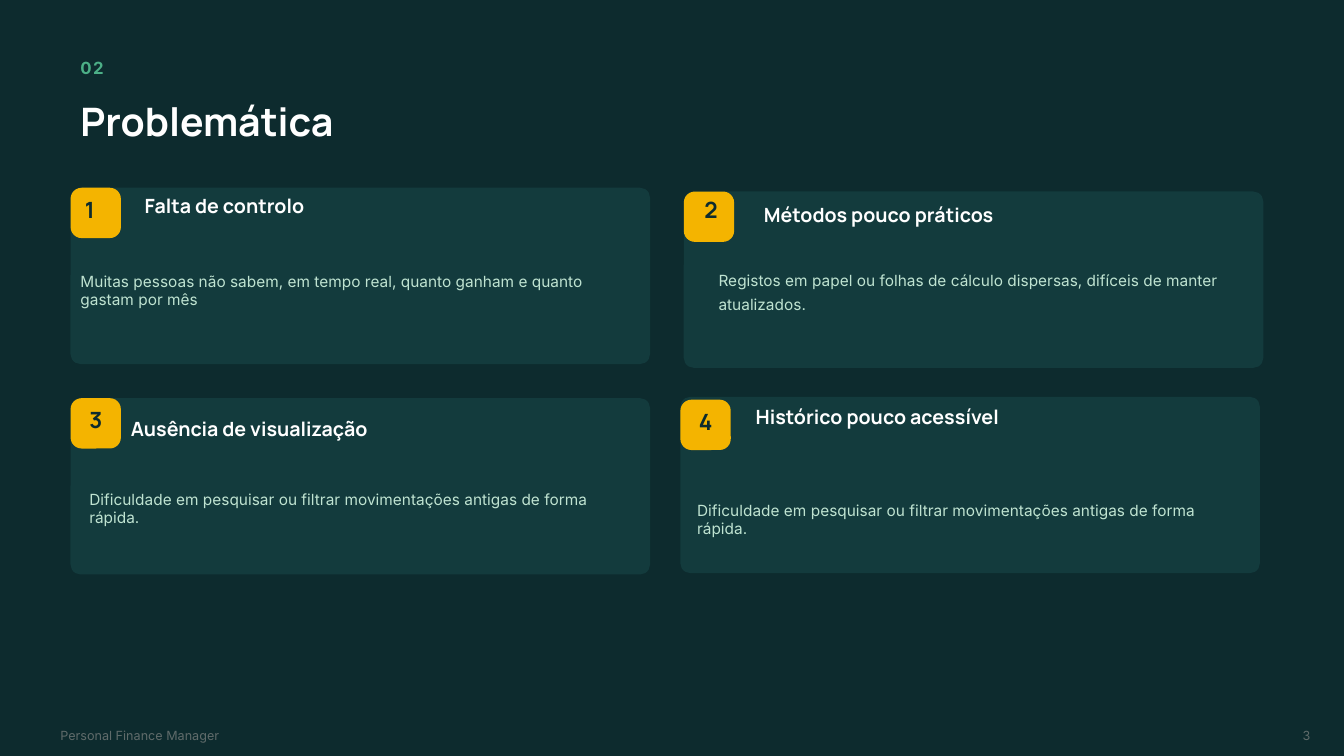
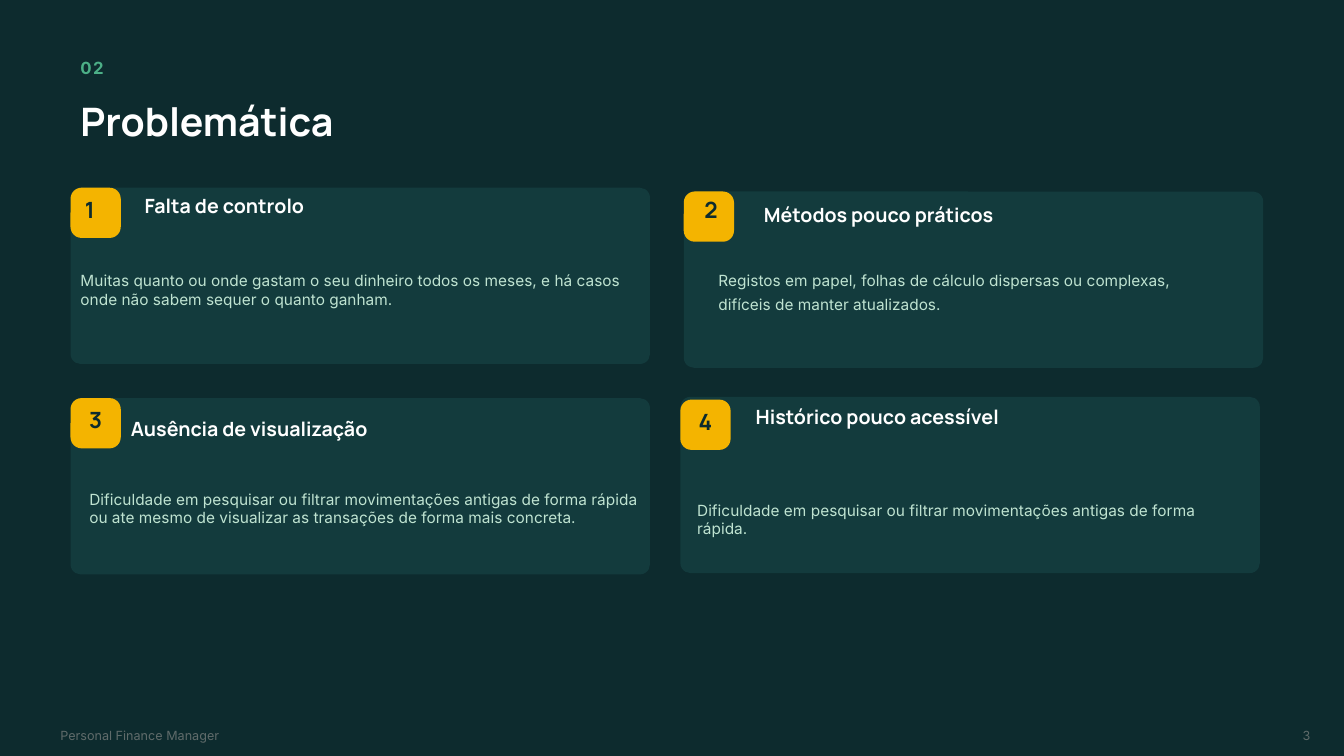
Before and after one commit to esmeraldafonseca/personal-finance-manager, a slide deck: slide 3 of src/assets/PersonalFinanceManager_Apresentacao .pptx. Drawn at 1344x756 pixels with LibreOffice and Linux fonts; fonts in the diff are those of the drawing. Boxes give left, top, right and bottom in pixels: in the first picture for what was removed or moved away, otherwise in the second. Text is boxed around its words. In the diff, an @@ line names an element or a change of style, - is before the commit and + after.

```diff
--- a/src/assets/PersonalFinanceManager_Apresentacao .pptx
+++ b/src/assets/PersonalFinanceManager_Apresentacao .pptx
@@ text at <box>80,274,620,309</box>: text changed @@
-Muitas pessoas não sabem, em tempo real, quanto ganham e quanto gastam por mês
+Muitas quanto ou onde gastam o seu dinheiro todos os meses, e há casos onde não sabem sequer o quanto ganham.
@@ text at <box>718,274,1170,310</box>: text changed @@
-Registos em papel ou folhas de cálculo dispersas, difíceis de manter atualizados.
+Registos em papel, folhas de cálculo dispersas ou complexas, difíceis de manter atualizados.
@@ text at <box>89,493,637,526</box>: text changed @@
-Dificuldade em pesquisar ou filtrar movimentações antigas de forma rápida.
+Dificuldade em pesquisar ou filtrar movimentações antigas de forma rápida ou ate mesmo de visualizar as transações de forma mais concreta.
```
Also in this commit, not shown: 5 other slides changed, 2 slides added.
